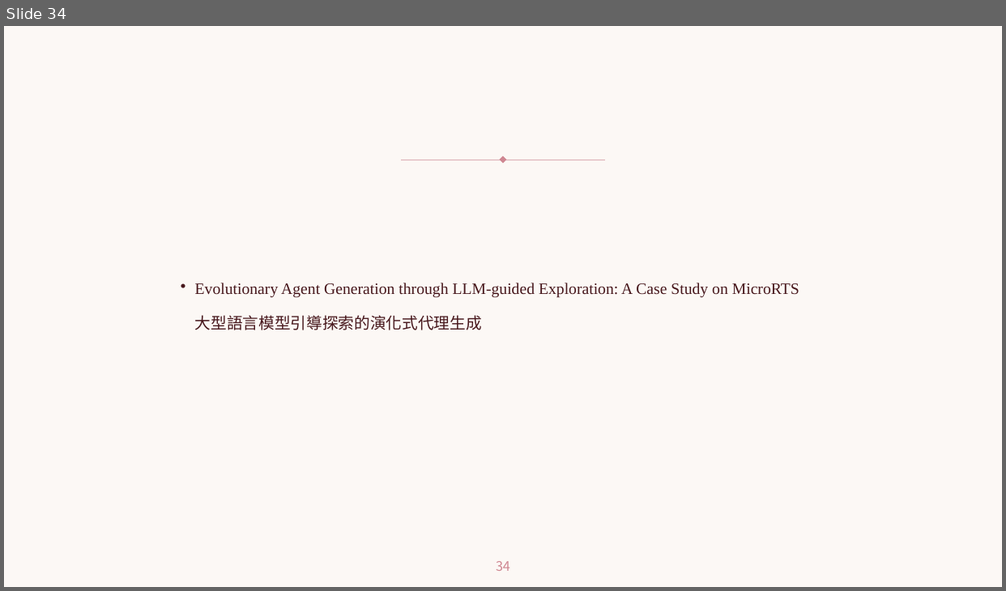
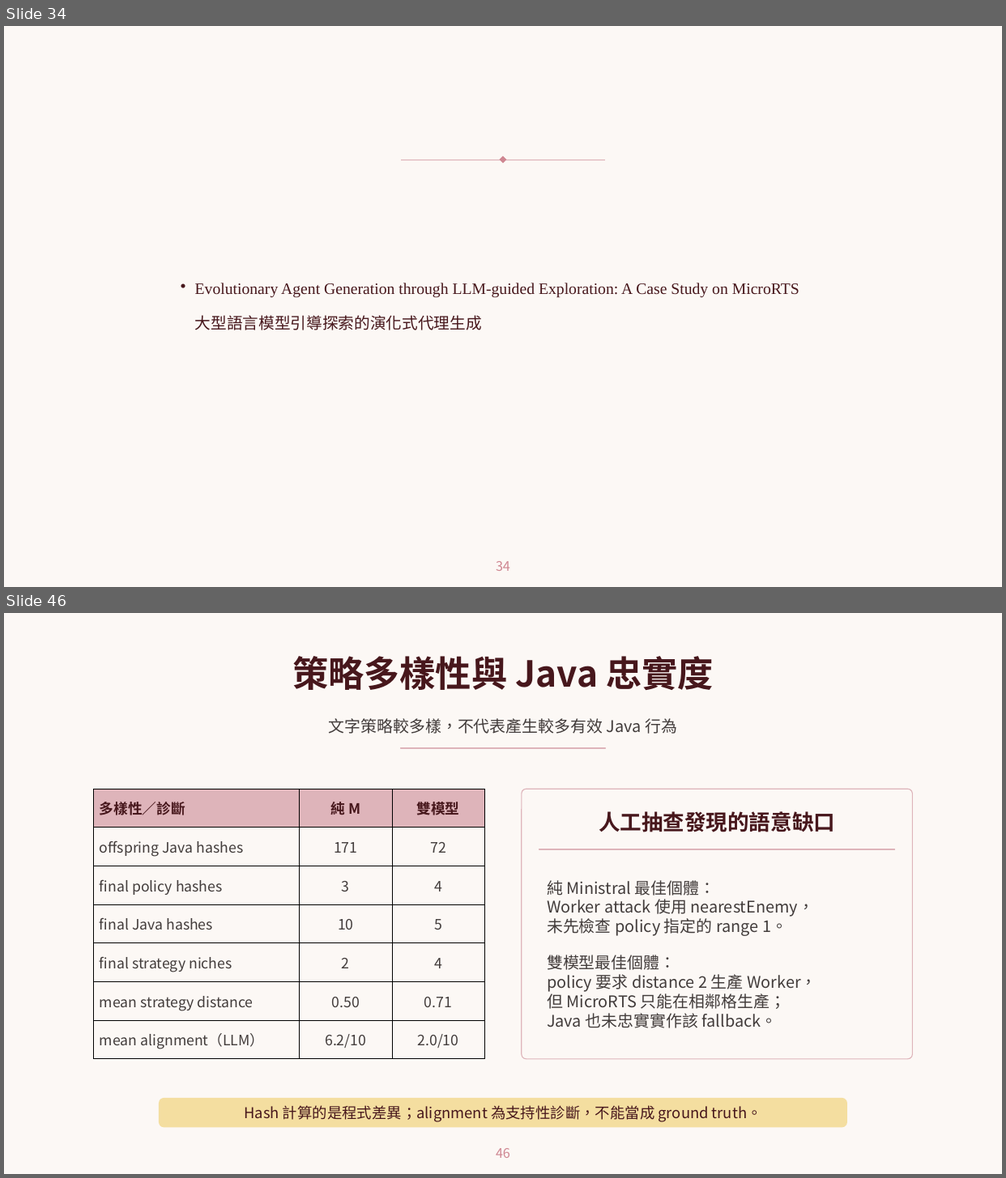
Before and after one commit to sophie8909/EAGLE, a slide deck: Meeting/20260910_eagle_progress.pptx. Shown one above the other, each under a label of ours: slide 34 before the commit, slides 34 and 46 after it; the slides between them are not shown. The pictures are 1006x591 and 1006x1178 pixels, drawn with LibreOffice and Linux fonts; fonts in the diff are those of the drawing; background and template pictures are left out. Boxes give left, top, right and bottom in pixels: in the first picture for what was removed or moved away, otherwise in the second. Text is boxed around its words. In the diff, an @@ line names an element or a change of style, - is before the commit and + after.

```diff
--- a/Meeting/20260910_eagle_progress.pptx
+++ b/Meeting/20260910_eagle_progress.pptx
@@ slide 46 added at bbox=[4, 613, 1002, 1174], background picture (left out) @@
@@ text added at bbox=[292, 656, 714, 690], 45 pt, text #47171C, bold @@
+策略多樣性與 Java 忠實度
@@ text added at bbox=[329, 718, 677, 734], 20.2 pt, text #423C3B @@
+文字策略較多樣，不代表產生較多有效 Java 行為
@@ rectangle added at bbox=[401, 747, 605, 749], fill #DEB4BA, outline #DEB4BA 1.13 pt @@
@@ table added at bbox=[93, 789, 484, 1059], 7 rows, 3 columns @@
+多樣性／診斷 | 純 M | 雙模型
+offspring Java hashes | 171 | 72
+final policy hashes | 3 | 4
+final Java hashes | 10 | 5
+final strategy niches | 2 | 4
+mean strategy distance | 0.50 | 0.71
+mean alignment（LLM） | 6.2/10 | 2.0/10
@@ rounded rectangle added at bbox=[522, 789, 912, 1059], fill #FCF8F5, outline #DEB4BA 1.13 pt @@
@@ text added at bbox=[599, 811, 835, 833], 27 pt, text #47171C, bold @@
+人工抽查發現的語意缺口
@@ rectangle added at bbox=[539, 849, 894, 850], fill #DEB4BA, outline #DEB4BA 1.13 pt @@
@@ text added at bbox=[547, 880, 817, 1029], 20.2 pt, text #423C3B @@
+純 Ministral 最佳個體：
+Worker attack 使用 nearestEnemy，
+未先檢查 policy 指定的 range 1。
+雙模型最佳個體：
+policy 要求 distance 2 生產 Worker，
+但 MicroRTS 只能在相鄰格生產；
+Java 也未忠實實作該 fallback。
@@ rounded rectangle added at bbox=[160, 1099, 846, 1127], fill #F4DEA0, outline #F4DEA0 1.13 pt @@
@@ text added at bbox=[244, 1105, 762, 1122], 18.8 pt, text #47171C @@
+Hash 計算的是程式差異；alignment 為支持性診斷，不能當成 ground truth。
@@ page number added at bbox=[496, 1148, 510, 1158], 16.5 pt, text #CF8792 @@
+46
```
Also in this commit, not shown: 15 other slides added.
